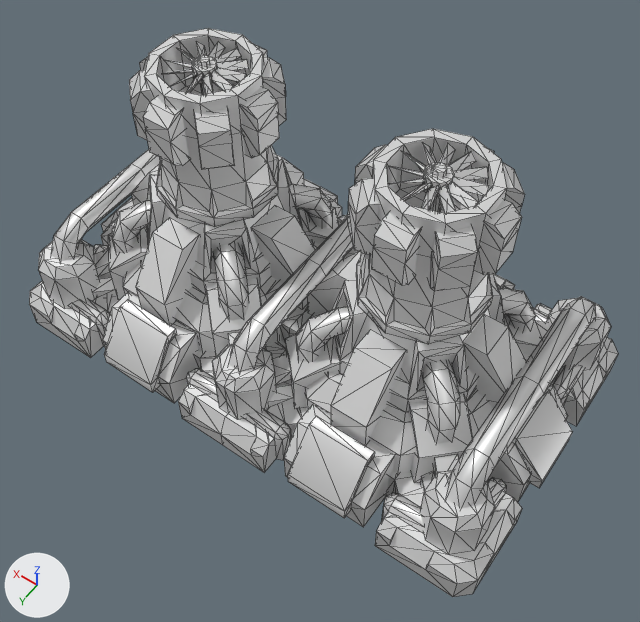
The glTF model glb/armuwfus.glb, before and after one commit.
Both versions are drawn from a 50 mm camera at (-54.5, 74.7, 126.5) aimed at (-5.5, 6.2, 18.8). Every picture has the same lights, and +X, +Y and +Z are marked at lower left. The first picture is the older version. Mesh edges are drawn as thin lines. Where no turn or scale is listed for an object, it has been applied to the vertices.

The scene before the commit, as lines of its bpy script (objects in view):
```python
ob_door1 = bpy.data.objects.new('door1', me_door1)
ob_door1.parent = ob_base
ob_door1.location = (43.55, 0.0, 3.44)
ob_door2 = bpy.data.objects.new('door2', me_door2)
ob_door2.parent = ob_base
ob_door2.location = (19.09, -24.73, 3.44)
ob_door3 = bpy.data.objects.new('door3', me_door3)
ob_door3.parent = ob_base
ob_door3.location = (-18.82, -24.73, 3.44)
ob_door4 = bpy.data.objects.new('door4', me_door4)
ob_door4.parent = ob_base
ob_door4.location = (-43.55, 0.0, 3.44)
ob_door5 = bpy.data.objects.new('door5', me_door5)
ob_door5.parent = ob_base
ob_door5.location = (-18.82, 24.2, 3.44)
ob_door6 = bpy.data.objects.new('door6', me_door6)
ob_door6.parent = ob_base
ob_door6.location = (19.36, 24.2, 3.44)
ob_fan2 = bpy.data.objects.new('fan2', me_fan2)
ob_fan2.location = (-19.0, -0.3, 48.5)
# also in view: 'fan1' at (19.0, -0.3, 43.8); 'base' at (0.0, -0.3, 24.9)
```
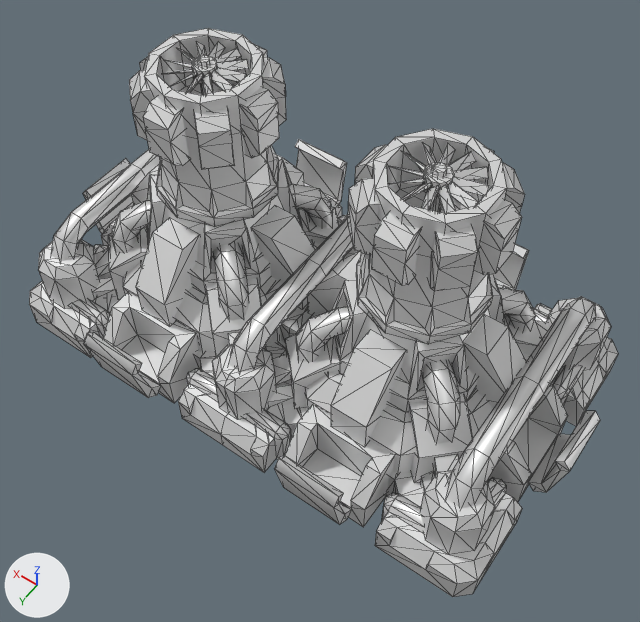
Changed parts and their boxes [x1, y1, x2, y2] in the pictures (640 x 622 px):
```json
{"object": "door5", "change": "turned", "before": [288, 416, 375, 518], "after": [274, 455, 351, 525]}
{"object": "door6", "change": "turned", "before": [104, 300, 177, 392], "after": [83, 332, 160, 398]}
{"object": "door4", "change": "turned", "before": [512, 389, 572, 488], "after": [528, 411, 600, 492]}
{"object": "door2", "change": "turned", "before": [304, 179, 338, 203], "after": [295, 139, 347, 205], "on screen": "mostly hidden before"}
{"object": "door3", "change": "turned", "before": [493, 274, 515, 289], "after": [493, 244, 529, 290], "on screen": "mostly hidden before"}
{"object": "door1", "change": "turned", "before": [101, 198, 134, 232], "after": [83, 158, 134, 233], "on screen": "mostly hidden before"}
```

Scene script edits in JSON lines:
```json
{"op": "set", "path": "ob_door1.rotation_euler", "old": "(0.0, 0.0, 0.0)", "new": "(0.0, 0.873, 0.0)", "note": "degrees (0, 0, 0) -> degrees (0, 50, 0)"}
{"op": "set", "path": "ob_door4.rotation_euler", "old": "(0.0, 0.0, 0.0)", "new": "(0.0, -0.873, 0.0)", "note": "degrees (0, 0, 0) -> degrees (0, -50, 0)"}
{"op": "set", "path": "ob_door6.rotation_euler", "old": "(0.0, 0.0, 0.0)", "new": "(-0.873, 0.0, 0.0)", "note": "degrees (0, 0, 0) -> degrees (-50, 0, 0)"}
{"op": "set", "path": "ob_door5.rotation_euler", "old": "(0.0, 0.0, 0.0)", "new": "(-0.873, 0.0, 0.0)", "note": "degrees (0, 0, 0) -> degrees (-50, 0, 0)"}
{"op": "set", "path": "ob_door2.rotation_euler", "old": "(0.0, 0.0, 0.0)", "new": "(0.873, 0.0, 0.0)", "note": "degrees (0, 0, 0) -> degrees (50, 0, 0)"}
{"op": "set", "path": "ob_door3.rotation_euler", "old": "(0.0, 0.0, 0.0)", "new": "(0.873, 0.0, 0.0)", "note": "degrees (0, 0, 0) -> degrees (50, 0, 0)"}
```
